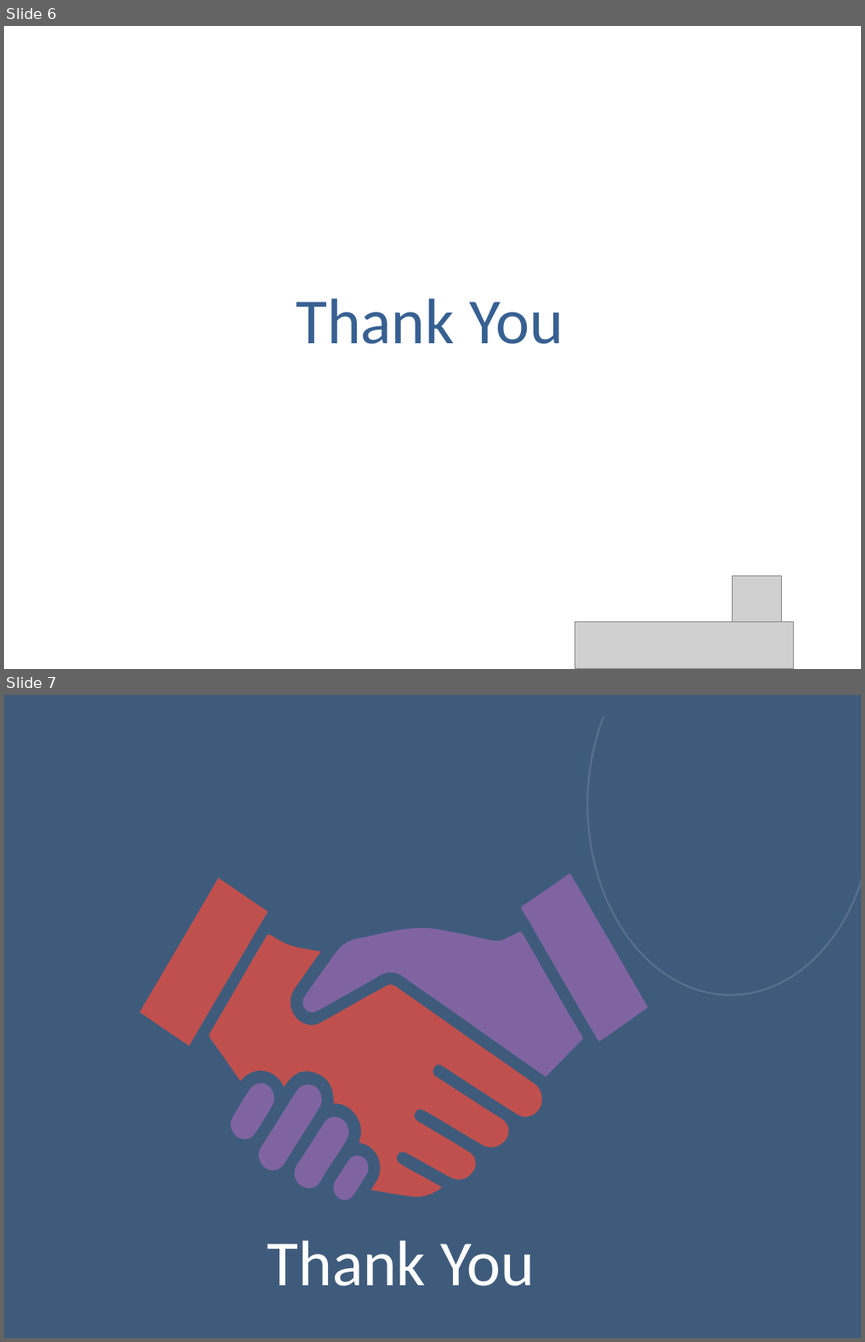
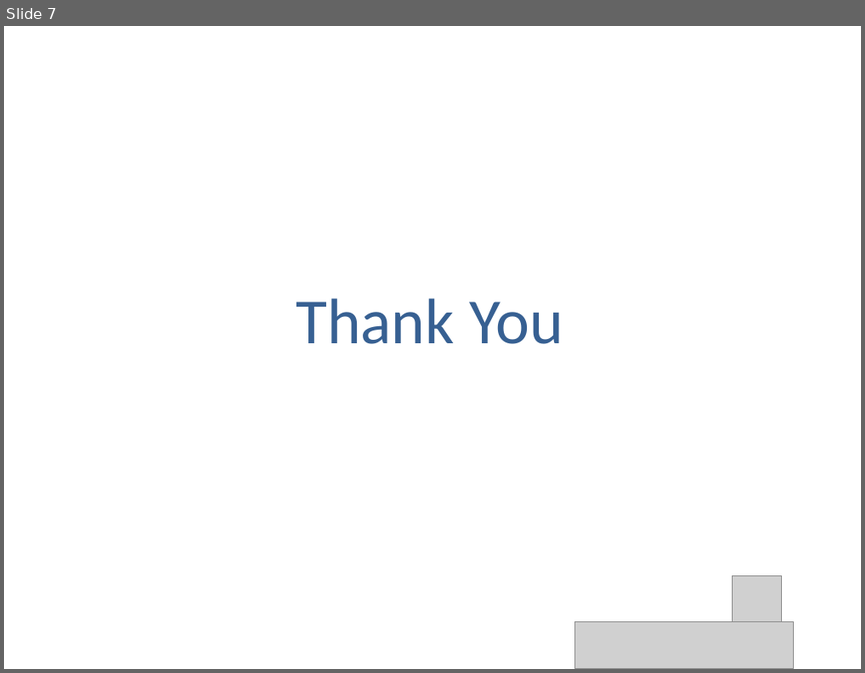
Before and after one commit to aimlearnings/DataScience, a slide deck: Introduction.pptx. Shown one above the other, each under a label of ours: slides 6 and 7 before the commit, slide 7 after it. The pictures are 865x1342 and 865x673 pixels, drawn with LibreOffice and Linux fonts; fonts in the diff are those of the drawing; grey boxes stand for pictures; background and template pictures are left out; a plain dark background stands for a picture behind light text. Boxes give left, top, right and bottom in pixels: in the first picture for what was removed or moved away, otherwise in the second. Text is boxed around its words. In the diff, an @@ line names an element or a change of style, - is before the commit and + after.

```diff
--- a/Introduction.pptx
+++ b/Introduction.pptx
@@ slide 7 removed at box(4, 695, 861, 1338), background picture (left out) @@
@@ rectangle removed at box(4, 695, 861, 1338) @@
@@ arc (boxed as its full ellipse) removed at box(587, 695, 861, 995) @@
@@ group removed at box(139, 873, 647, 1202): 8 freeform shapes @@
@@ text removed at box(268, 1240, 534, 1286) @@
-Thank You
@@ what was slide 6 is now slide 7 @@
```
Also in this commit, not shown: 1 slide added, 7 other files.
